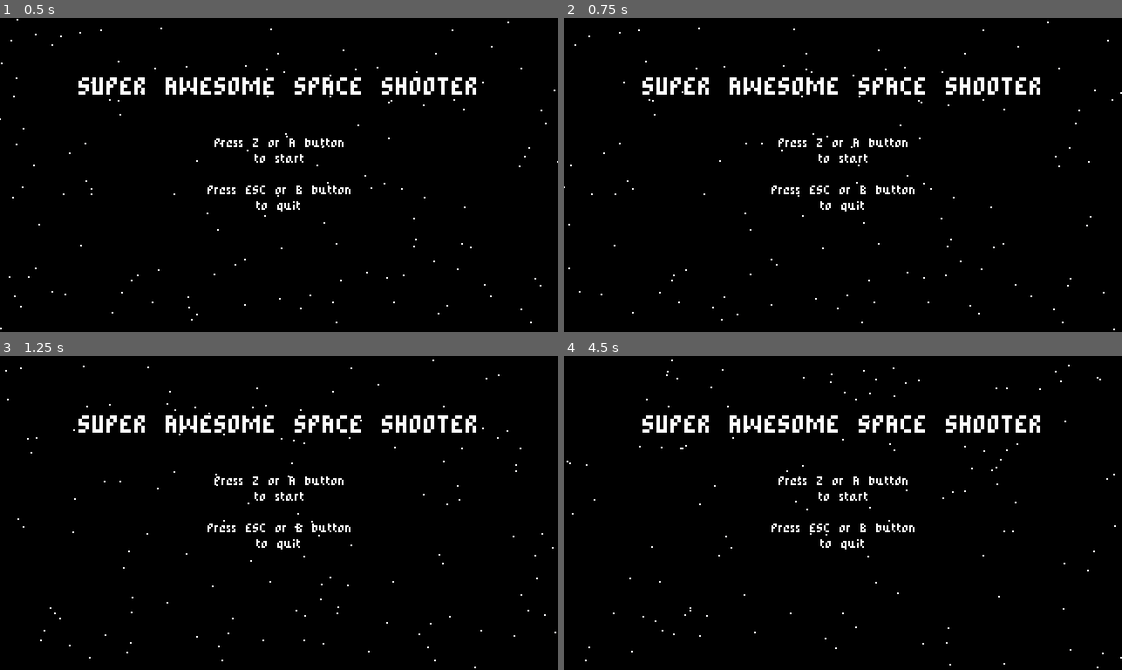
Above: before the commit, frames 1-4 (two rows, left to right).
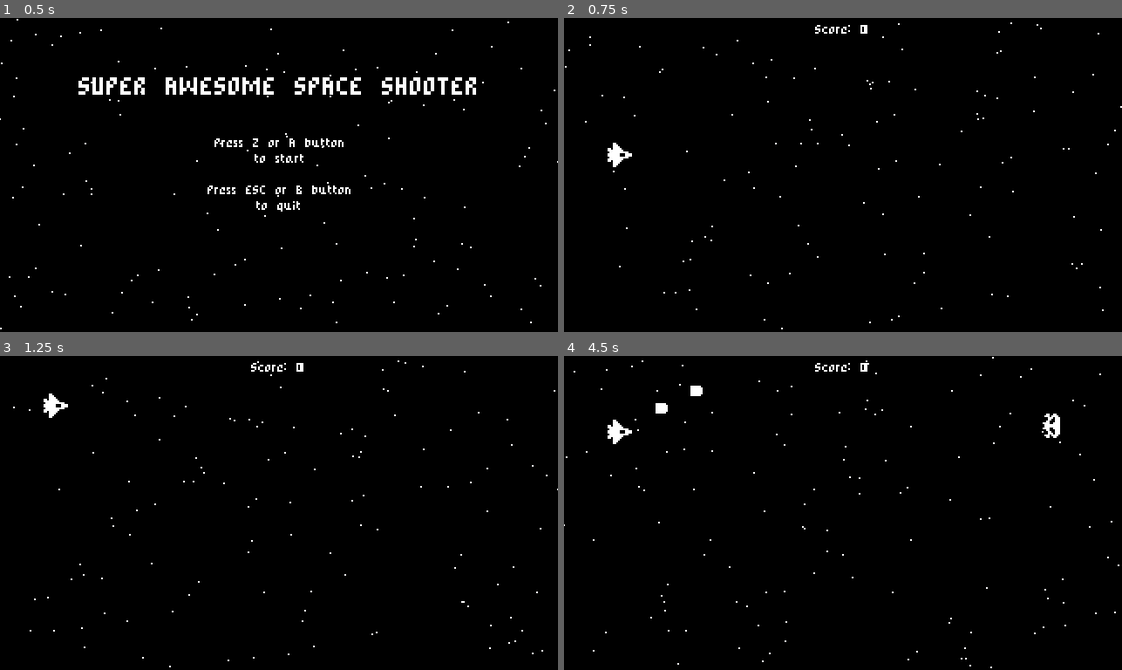
Above: after the commit, the same moments.

Repository: jackwkinsey/space-shooter-godot
Game: Godot game, scene res://Scenes/StartMenu.tscn
The game is run twice, just before and just after one commit, with the same random seed, the same clock (stepped at 60 frames per second) and the same inputs.
Inputs:
- Up to frame 1 (0.5 s): no input
- Up to frame 2 (0.75 s): tap Z (fire_bullet) at 0.5 s; hold Up (ui_up) from 0.53 s (still down); tap Enter (ui_accept) at 0.6 s
- Up to frame 3 (1.25 s): keep holding Up (ui_up); tap Enter (ui_accept) at 0.77, 1.07 s
- Up to frame 4 (4.5 s): tap Z (fire_bullet) at 1.25, 1.35, 2, 2.75, 2.85, 3.5, 4.25, 4.35 s; release Up (ui_up) at 1.28 s; hold Down (ui_down) 1.28-2.03 s; tap Enter (ui_accept) at 1.52, 1.55, 1.82, 2.1, 3.02, 3.05, 3.32, 3.6, 3.77, 4.07 s; hold Up (ui_up) 2.03-3.53 s; hold Down (ui_down) from 3.53 s (still down); tap Escape (ui_cancel) at 4.15 s

Frame 1 is identical in both runs. In frame 2, 2.9% of the frame differs, in the area x 0-100%, y 1-100%; in frame 3, 2.9%; in frame 4, 3.2%, in the area x 0-100%, y 0-100%.

Commit message:
feat: add logic to start or quit game on key press

Diff:
--- a/Scripts/StartMenu.gd
+++ b/Scripts/StartMenu.gd
@@ -1,7 +1,16 @@
 extends Node
 
-func _on_StartButton_pressed():
+func _process(_delta):
+	if Input.is_action_just_pressed("ui_accept"):
+		start_game()
+	if Input.is_action_just_pressed("ui_cancel"):
+		quit_game()
+
+func start_game():
 	var error_code = get_tree().change_scene("res://Scenes/World.tscn")
 
 	if error_code != 0:
 		print("Error while loading scene: " + str(error_code))
+
+func quit_game():
+	get_tree().quit();
